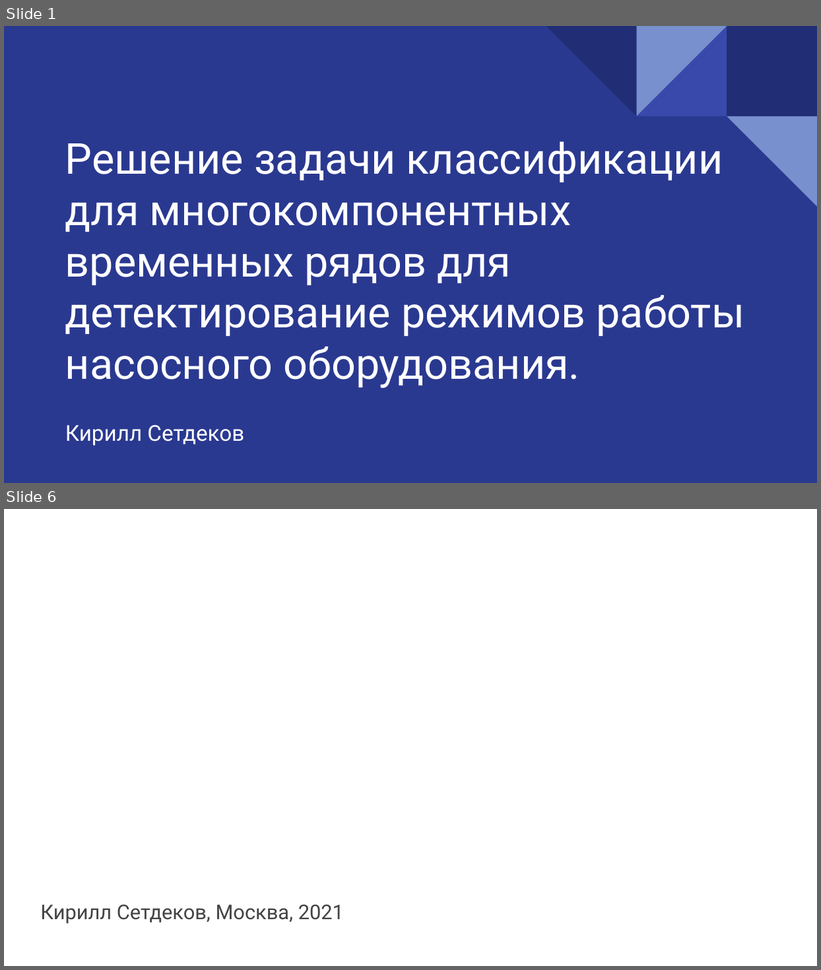
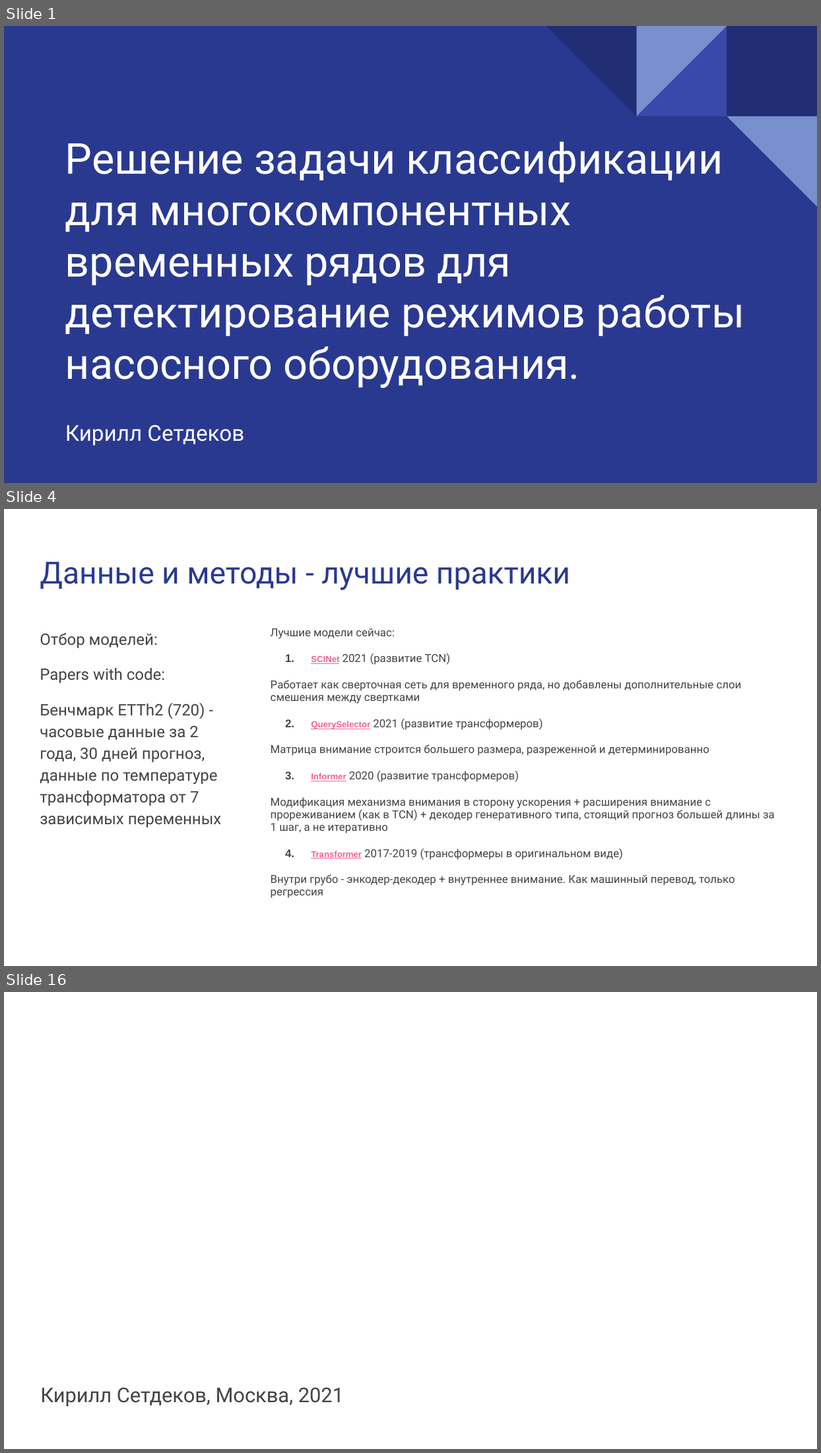
Before and after one commit to ksetdekov/ts_transformers, a slide deck: text/Предзащита.pptx. Shown one above the other, each under a label of ours: slides 1 and 6 before the commit, slides 1, 4 and 16 after it; the slides between them are not shown. The pictures are 821x970 and 821x1453 pixels, drawn with LibreOffice and Linux fonts; fonts in the diff are those of the drawing. Boxes give left, top, right and bottom in pixels: in the first picture for what was removed or moved away, otherwise in the second. Text is boxed around its words. In the diff, an @@ line names an element or a change of style, - is before the commit and + after.

```diff
--- a/text/Предзащита.pptx
+++ b/text/Предзащита.pptx
@@ slide 4 added at (4,509,817,966), background #FFFFFF @@
@@ title added at (40,562,570,590), 27 pt, text #2A3990 @@
+Данные и методы - лучшие практики
@@ text added at (40,633,221,828), 14 pt, text #434343 @@
+Отбор моделей:
+Papers with code:
+Бенчмарк ETTh2 (720) - часовые данные за 2 года, 30 дней прогноз, данные по температуре трансформатора от 7 зависимых переменных
@@ text added at (271,628,775,898), 9.8 pt, text #434343 @@
+Лучшие модели сейчас:
+1. SCINet 2021 (развитие TCN)
+Работает как сверточная сеть для временного ряда, но добавлены дополнительные слои смешения между свертками
+1. QuerySelector 2021 (развитие трансформеров)
+Матрица внимание строится большего размера, разреженной и детерминированно
+1. Informer 2020 (развитие трансформеров)
+Модификация механизма внимания в сторону ускорения + расширения внимание с прореживанием (как в TCN) + декодер генеративного типа, стоящий прогноз большей длины за 1 шаг, а не итеративно
+1. Transformer 2017-2019 (трансформеры в оригинальном виде)
+Внутри грубо - энкодер-декодер + внутреннее внимание. Как машинный перевод, только регрессия
@@ what was slide 6 is now slide 16 @@
```
Also in this commit, not shown: 1 slide changed, 12 other slides added, 3 slides removed, 14 other files.
